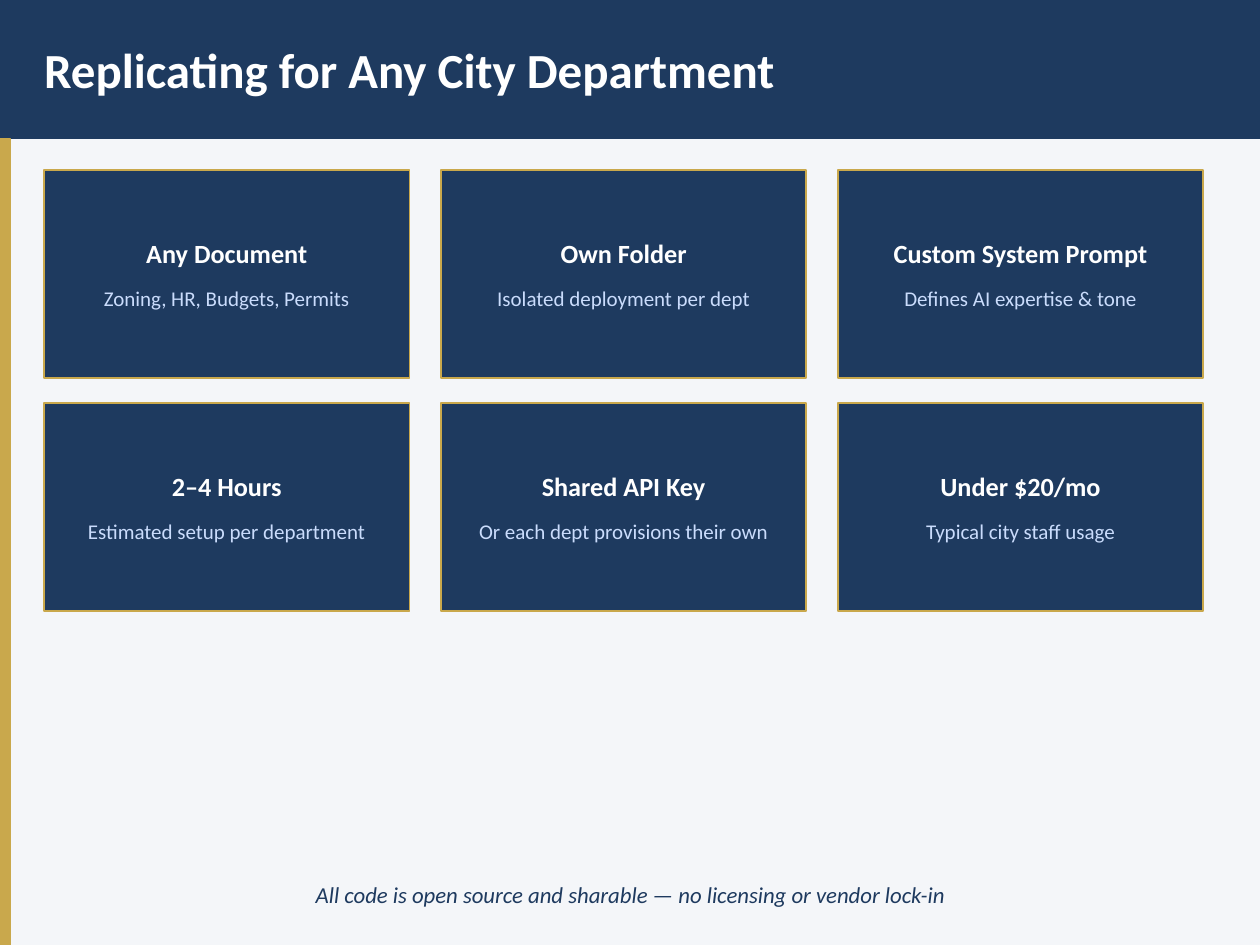
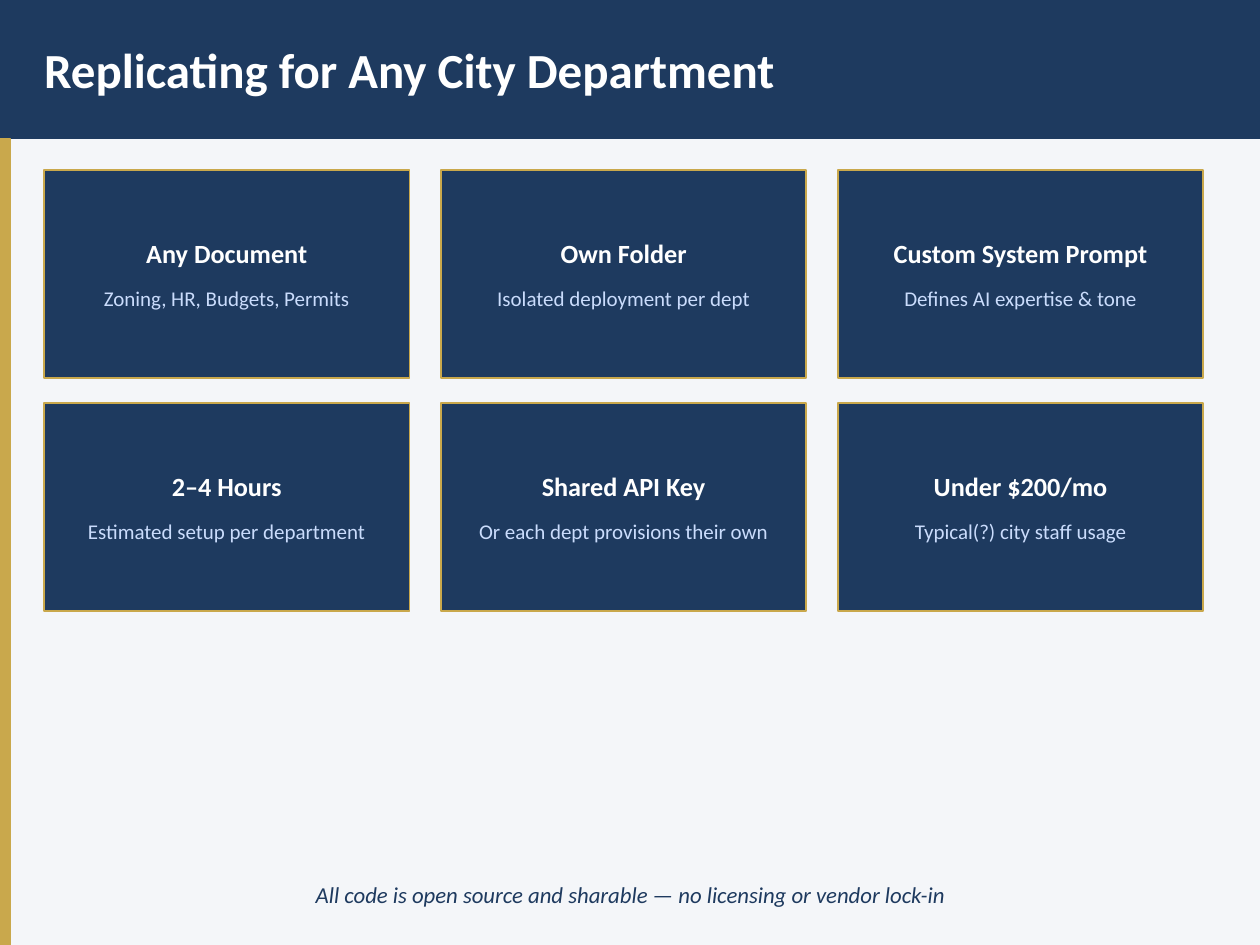
Before and after one commit to jweisenfeld/AI, a slide deck: slide 10 of pmc1/PMC-AI-Technical-Overview.pptx. Drawn at 1260x945 pixels with LibreOffice and Linux fonts; fonts in the diff are those of the drawing. Boxes give left, top, right and bottom in pixels: in the first picture for what was removed or moved away, otherwise in the second. Text is boxed around its words. In the diff, an @@ line names an element or a change of style, - is before the commit and + after.

```diff
--- a/pmc1/PMC-AI-Technical-Overview.pptx
+++ b/pmc1/PMC-AI-Technical-Overview.pptx
@@ text at (915,477,1126,543): text changed @@
-Under $20/mo
-Typical city staff usage
+Under $200/mo
+Typical(?) city staff usage
```
Also in this commit, not shown: 5 other slides changed, 4 slides added, 4 other files.
